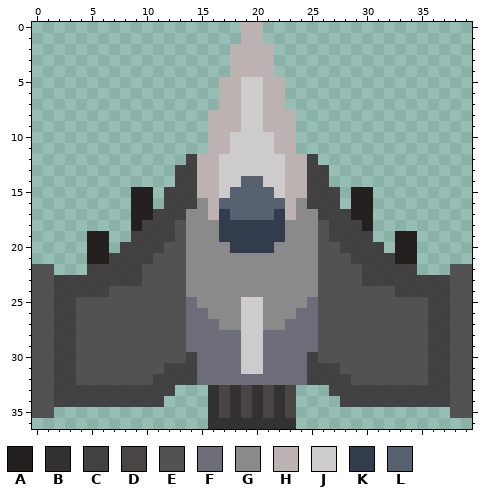
One commit to this pixel-art sprite: resources/gameobjects/player.png. Above: the version before the commit.
The file is 40x37 pixels. Colours within 5 levels of each other are drawn and written as one.
Palette (. is transparent): A #252020  B #333131  C #413f3ffa  D #494545  E #525050fa  F #6d6d79  G #8a8a8a  H #bdb2b2  J #cdcbcb  K #323c4d  L #586170
After the commit:
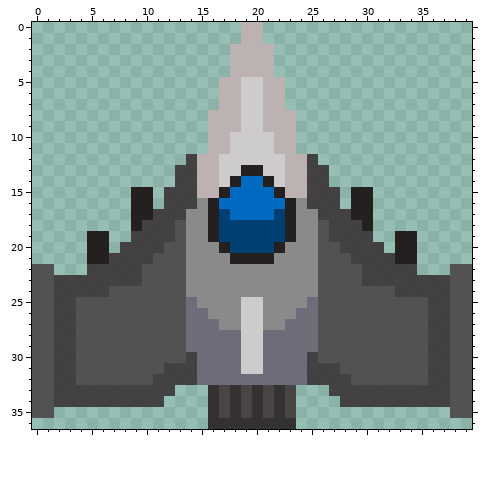
Difference:
colour K: #323c4d -> #003f74
colour L: #586170 -> #0069c0
y 13: x 19..20 JJ -> AA
y 14: x 18 J -> A; x 21 J -> A
y 15: x 17 J -> A; x 22 J -> A
y 16..17: x 16 H -> A; x 23 H -> A
y 18..19: x 16 G -> A; x 23 G -> A
y 20: x 17 G -> A; x 22 G -> A
y 21: x 18..21 GGGG -> AAAA
Boxes around the changes in both pictures, in picture pixels (x1, y1, x2, y2):
changed: (208, 165, 296, 264)
